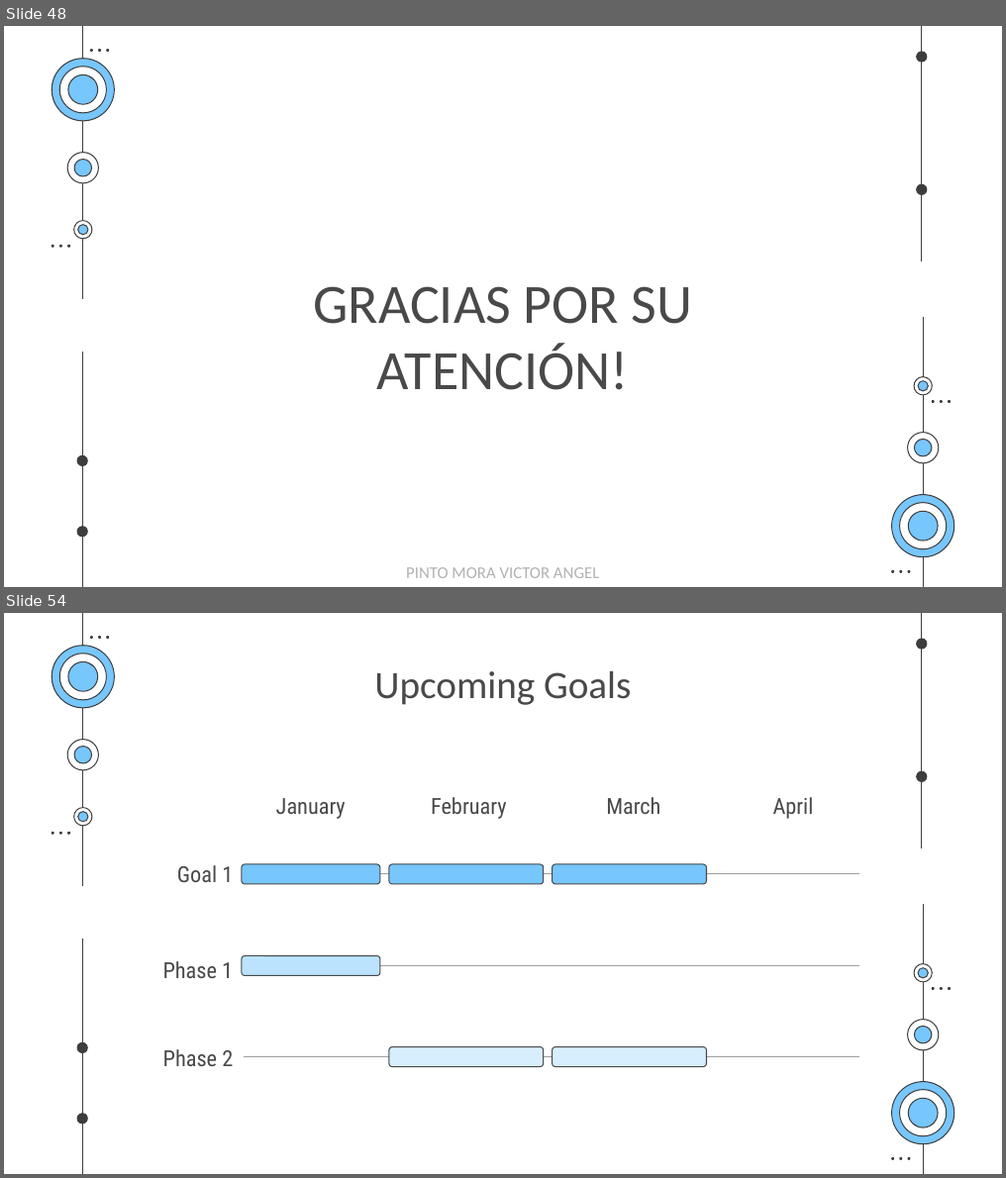
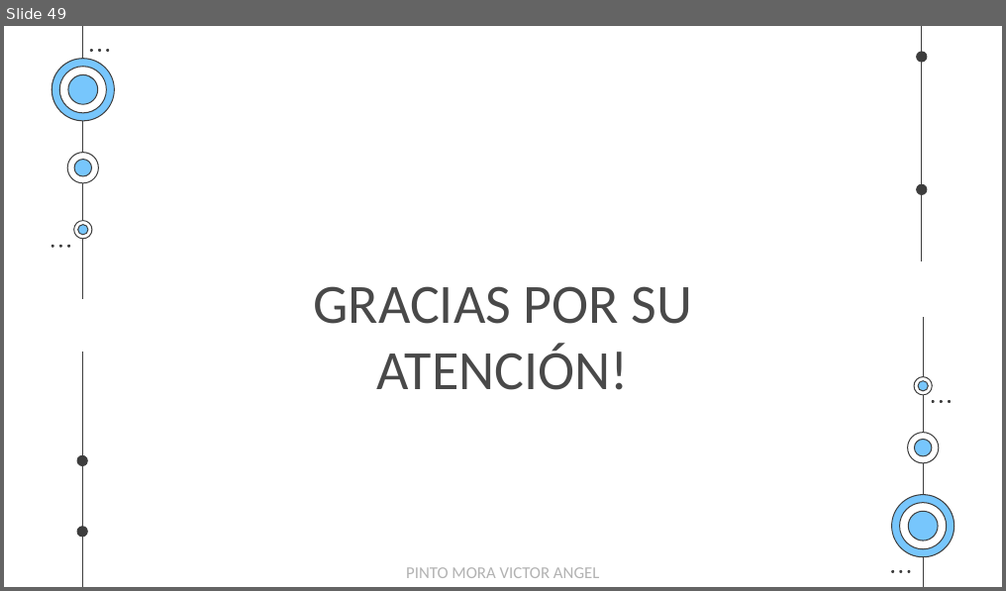
Before and after one commit to EgCooper/Mxt-Technology, a slide deck: Documentacion/Mxt-Technology Presentacion.pptx. Shown one above the other, each under a label of ours: slides 48 and 54 before the commit, slide 49 after it; the slides between them are not shown. The pictures are 1006x1178 and 1006x591 pixels, drawn with LibreOffice and Linux fonts; fonts in the diff are those of the drawing. Boxes give left, top, right and bottom in pixels: in the first picture for what was removed or moved away, otherwise in the second. Text is boxed around its words. In the diff, an @@ line names an element or a change of style, - is before the commit and + after.

```diff
--- a/Documentacion/Mxt-Technology Presentacion.pptx
+++ b/Documentacion/Mxt-Technology Presentacion.pptx
@@ slide 54 removed at [4, 613, 1002, 1174], background #FFFFFF; not listed: 48 template elements that a slide beside it also shows @@
@@ title removed at [374, 671, 631, 705] @@
-Upcoming Goals
@@ group removed at [163, 797, 859, 1067]: 7 texts, 6 rounded rectangles, 3 lines @@
-January
-February
-March
-April
-Goal 1
-Phase 1
-Phase 2
@@ what was slide 48 is now slide 49 @@
```
Also in this commit, not shown: 44 slides changed, 1 slide added, 11 other slides removed, 1 other file.
